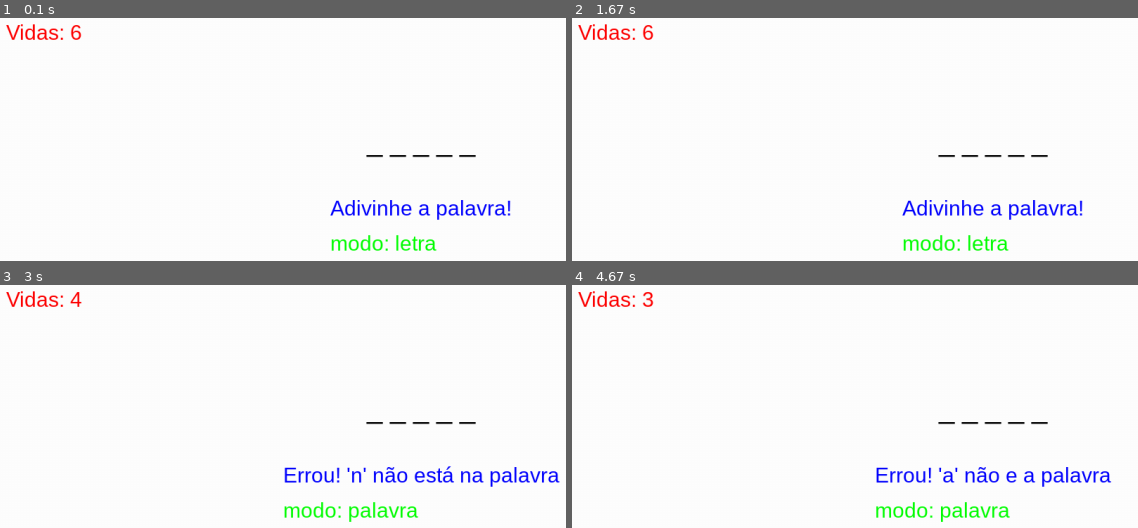
Above: before the commit, frames 1-4 (two rows, left to right).
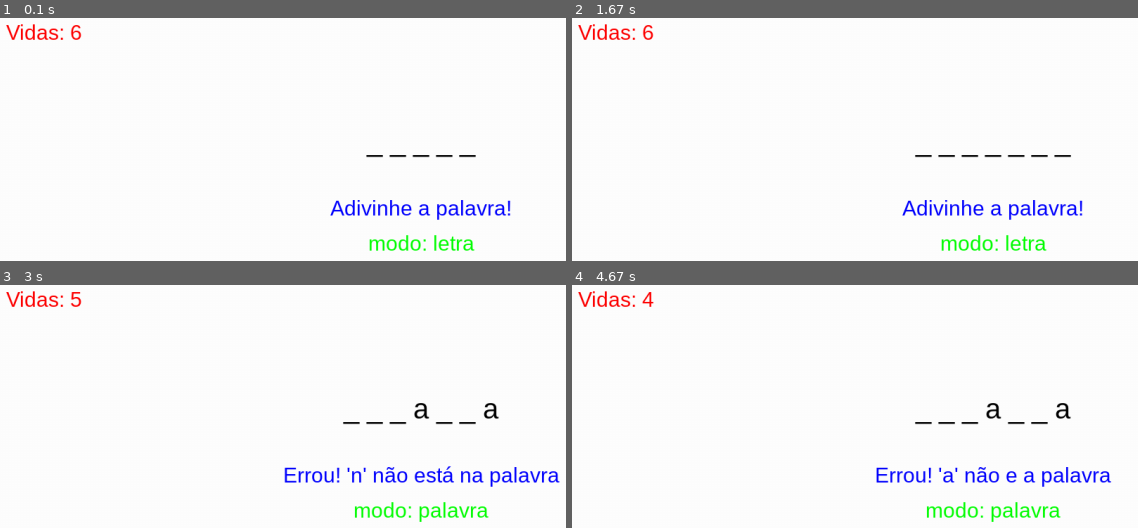
Above: after the commit, the same moments.

Repository: vitorllr/INF1034-3WB-2026.1
Game: pygame game, started from Atividade-7/main.py
Two runs of this game, one before a commit and one after it. Both use one fixed random seed, a clock stepped at 60 frames per second and the inputs below.
Inputs (mouse positions are in pixels of both pictures, inside the frame that each line leads up to):
- Up to frame 1 (0.1 s): no input
- Up to frame 2 (1.67 s): tap , at 0.33 s; click (outside the picture) at 0.72 s; tap Backspace at 1 s; click (outside the picture) at 1.38 s
- Up to frame 3 (3 s): click (441, 333) at 1.72 s; click (outside the picture) at 2.05 s; type "ann" at 2.33 s; tap Enter at 2.67 s; click (294, 401) at 2.88 s
- Up to frame 4 (4.67 s): click (outside the picture) at 3.22 s; click (outside the picture) at 3.55 s; click (outside the picture) at 3.88 s; click (730, 406) at 4.22 s; type "a" at 4.5 s; tap Enter at 4.63 s

The runs differ from the first frame. In frame 1, 0.9% of the frame differs, in the area x 58-84%, y 89-96%; in frame 2, 0.9%; in frame 3, 1.5%, in the area x 12-89%, y 2-98%; in frame 4, 1.5%.

Commit message:
melhorias no codigo da forca

Diff:
--- a/Atividade-7/main.py
+++ b/Atividade-7/main.py
@@ -1,9 +1,6 @@
+import random
 
-import random
 import pygame
-from pygame import key
-from pygame import *
-import math
 
 pygame.init()
 screen = pygame.display.set_mode((1280, 720))
@@ -13,43 +10,64 @@
 clock = pygame.time.Clock()
 
 
-
-
-esportes =[
-  "Futebol", "Basquete", "Volei", "Nataçao", "Tenis",
-  "Atletismo", "Boxe", "Ciclismo", "Skate", "Surf",
-  "Ginastica", "Rugby", "Handebol", "Medalha", "Treinador",
-  "Estadio", "Arbitro", "Campeonato", "Corrida", "Olimpiadas"
+esportes = [
+    "Futebol",
+    "Basquete",
+    "Volei",
+    "Nataçao",
+    "Tenis",
+    "Atletismo",
+    "Boxe",
+    "Ciclismo",
+    "Skate",
+    "Surf",
+    "Ginastica",
+    "Rugby",
+    "Handebol",
+    "Medalha",
+    "Treinador",
+    "Estadio",
+    "Arbitro",
+    "Campeonato",
+    "Corrida",
+    "Olimpiadas",
 ]
 
 vidas = 6
 tentativas = 0
-palavra_aleatoria = esportes[random.randint(0,len(esportes))].lower()
-forca = len(palavra_aleatoria)*["_"]
+palavra_aleatoria = esportes[random.randint(0, len(esportes))].lower()
+forca = len(palavra_aleatoria) * ["_"]
 letras_tentadas = []
 modo = "letra"
-mensagem = f"Adivinhe a palavra!"
+mensagem = "Adivinhe a palavra!"
 chute = []
 
 running = True
 game_over = False
 
-print(f"{forca}")
-print(f"Palavra: {' '.join(forca)}")
 
 while running:
-    screen.fill('white')
+    screen.fill("white")
 
     for event in pygame.event.get():
         if event.type == pygame.QUIT:
             running = False
         if event.type == pygame.MOUSEBUTTONDOWN:
-            if modo == 'letra':
-                modo = 'palavra'
-            elif modo == 'palavra':
-                modo = 'letra'
+            if modo == "letra":
+                modo = "palavra"
+            elif modo == "palavra":
+                modo = "letra"
+        if event.type == pygame.KEYDOWN and event.key == pygame.K_COMMA:
+            vidas = 6
+            tentativas = 0
+            palavra_aleatoria = esportes[random.randint(0, len(esportes))].lower()
+            forca = len(palavra_aleatoria) * ["_"]
+            letras_tentadas = []
+            modo = "letra"
+            mensagem = "Adivinhe a palavra!"
+            chute = []
 
-        if event.type == pygame.KEYDOWN and not game_over and modo == 'letra':
+        if event.type == pygame.KEYDOWN and not game_over and modo == "letra":
             letra = event.unicode.lower()
 
             if letra.isalpha() and len(letra) == 1 and letra not in letras_tentadas:
@@ -71,14 +89,12 @@
                 elif vidas <= 0:
                     mensagem = f"Que pena! A palavra era: {palavra_aleatoria}"
                     game_over = True
-
-        elif event.type == pygame.KEYDOWN and not game_over and modo == 'palavra':
-
+        elif event.type == pygame.KEYDOWN and not game_over and modo == "palavra":
             palpite = event.unicode.lower()
             if palpite.isalpha() and len(palpite) == 1:
                 chute.append(palpite)
 
-            if event.key == pygame.K_RETURN :
+            if event.key == pygame.K_RETURN:
                 if "".join(chute) == palavra_aleatoria:
                     for letra in chute:
                         letras_tentadas.append(letra)
@@ -88,22 +104,35 @@
                 else:
                     vidas -= 1
                     tentativas += 1
-                    mensagem = f"Errou! '{"".join(chute)}' não e a palavra"
+                    mensagem = f"Errou! '{''.join(chute)}' não e a palavra"
                     chute = []
 
-
-
+            elif event.key == pygame.K_BACKSPACE:
+                if len(chute) > 0:
+                    chute.pop()
 
     palavra_display = " ".join(forca)
-    texto_palavra = fonte.render(palavra_display, True, 'black')
-    texto_mensagem = fonte_pequena.render(mensagem, True, 'blue')
-    texto_modo = fonte_pequena.render(f"modo: {modo}",True, 'green')
+    texto_palavra = fonte.render(palavra_display, True, "black")
+    texto_mensagem = fonte_pequena.render(mensagem, True, "blue")
+    texto_modo = fonte_pequena.render(f"modo: {modo}", True, "green")
+    chute_display = " ".join(chute)
+    texto_chute = fonte.render(chute_display, True, "black")
+
     texto_vidas = fonte_pequena.render(f"Vidas: {vidas}", True, (255, 0, 0))
 
-    screen.blit(texto_palavra, (screen.get_width()//2 - texto_palavra.get_width()//2, 200))
-    screen.blit(texto_mensagem, (screen.get_width()//2 - texto_mensagem.get_width()//2, 300))
-    screen.blit(texto_modo, (screen.get_width()//2 - texto_mensagem.get_width()//2, 350))
+    screen.blit(
+        texto_palavra, (screen.get_width() // 2 - texto_palavra.get_width() // 2, 200)
+    )
+    screen.blit(
+        texto_mensagem, (screen.get_width() // 2 - texto_mensagem.get_width() // 2, 300)
+    )
+    screen.blit(
+        texto_modo, (screen.get_width() // 2 - texto_modo.get_width() // 2, 350)
+    )
+    screen.blit(
+        texto_chute,
+        (screen.get_width() // 2 - texto_chute.get_width() + 100 // 2, 390),
+    )
     screen.blit(texto_vidas, (50, 50))
 
-
     pygame.display.update()
